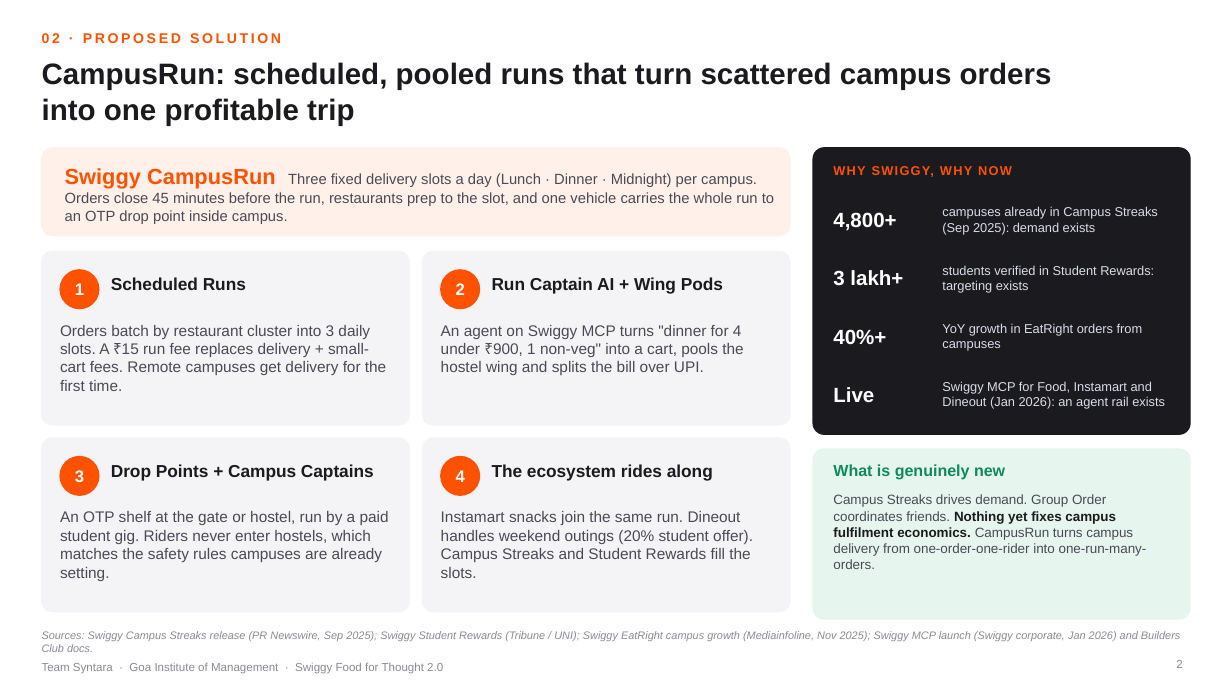
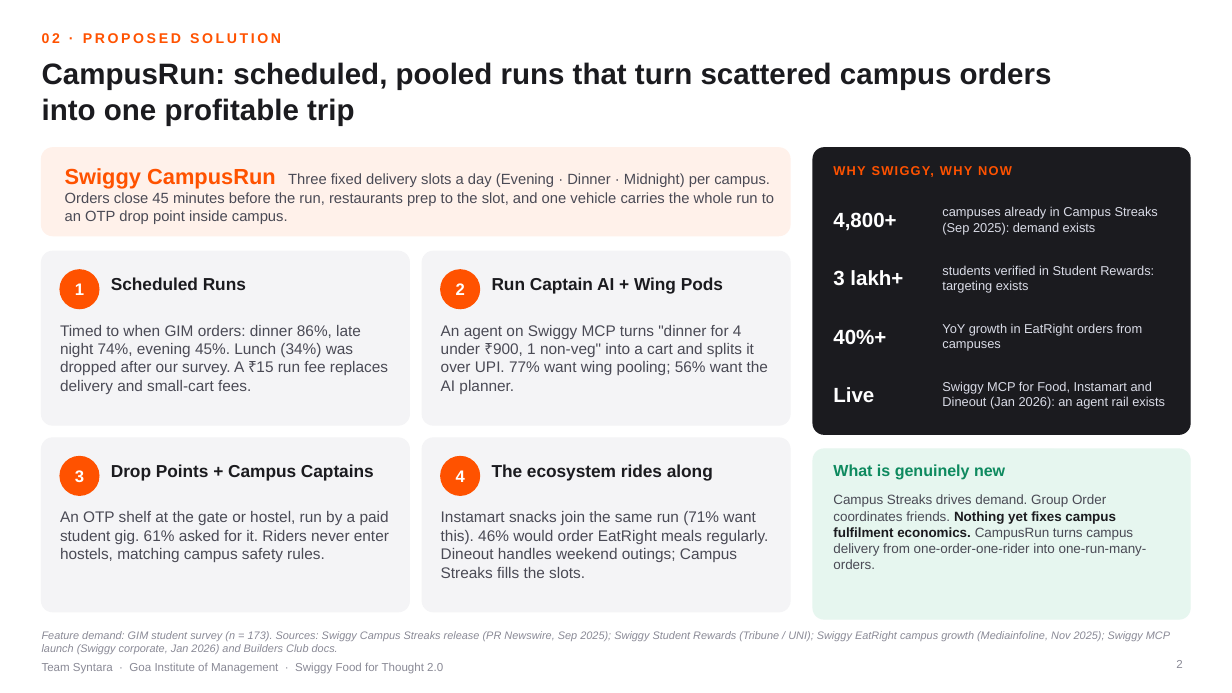
Before and after one commit to SamarthKamat/Swiggy, a slide deck: slide 2 of deck/CampusRun_TeamSyntara_GIM.pptx. Drawn at 1232x693 pixels with LibreOffice and Linux fonts; fonts in the diff are those of the drawing; background and template pictures are left out. Boxes give left, top, right and bottom in pixels: in the first picture for what was removed or moved away, otherwise in the second. Text is boxed around its words. In the diff, an @@ line names an element or a change of style, - is before the commit and + after.

```diff
--- a/deck/CampusRun_TeamSyntara_GIM.pptx
+++ b/deck/CampusRun_TeamSyntara_GIM.pptx
@@ text at (65,168,774,224): text changed @@
-Swiggy CampusRun Three fixed delivery slots a day (Lunch · Dinner · Midnight) per campus. Orders close 45 minutes before the run, restaurants prep to the slot, and one vehicle carries the whole run to an OTP drop point inside campus.
+Swiggy CampusRun Three fixed delivery slots a day (Evening · Dinner · Midnight) per campus. Orders close 45 minutes before the run, restaurants prep to the slot, and one vehicle carries the whole run to an OTP drop point inside campus.
@@ text at (60,325,388,394): text changed @@
-Orders batch by restaurant cluster into 3 daily slots. A ₹15 run fee replaces delivery + small-cart fees. Remote campuses get delivery for the first time.
+Timed to when GIM orders: dinner 86%, late night 74%, evening 45%. Lunch (34%) was dropped after our survey. A ₹15 run fee replaces delivery and small-cart fees.
@@ text at (441,325,768,394): text changed @@
-An agent on Swiggy MCP turns "dinner for 4 under ₹900, 1 non-veg" into a cart, pools the hostel wing and splits the bill over UPI.
+An agent on Swiggy MCP turns "dinner for 4 under ₹900, 1 non-veg" into a cart and splits it over UPI. 77% want wing pooling; 56% want the AI planner.
@@ text at (60,511,389,562): text changed @@
-An OTP shelf at the gate or hostel, run by a paid student gig. Riders never enter hostels, which matches the safety rules campuses are already setting.
+An OTP shelf at the gate or hostel, run by a paid student gig. 61% asked for it. Riders never enter hostels, matching campus safety rules.
@@ text at (441,511,768,578): text changed @@
-Instamart snacks join the same run. Dineout handles weekend outings (20% student offer). Campus Streaks and Student Rewards fill the slots.
+Instamart snacks join the same run (71% want this). 46% would order EatRight meals regularly. Dineout handles weekend outings; Campus Streaks fills the slots.
@@ text at (42,631,1170,654): text changed @@
-Sources: Swiggy Campus Streaks release (PR Newswire, Sep 2025); Swiggy Student Rewards (Tribune / UNI); Swiggy EatRight campus growth (Mediainfoline, Nov 2025); Swiggy MCP launch (Swiggy corporate, Jan 2026) and Builders Club docs.
+Feature demand: GIM student survey (n = 173). Sources: Swiggy Campus Streaks release (PR Newswire, Sep 2025); Swiggy Student Rewards (Tribune / UNI); Swiggy EatRight campus growth (Mediainfoline, Nov 2025); Swiggy MCP launch (Swiggy corporate, Jan 2026) and Builders Club docs.
```
Also in this commit, not shown: 3 other slides changed, 21 other files.
